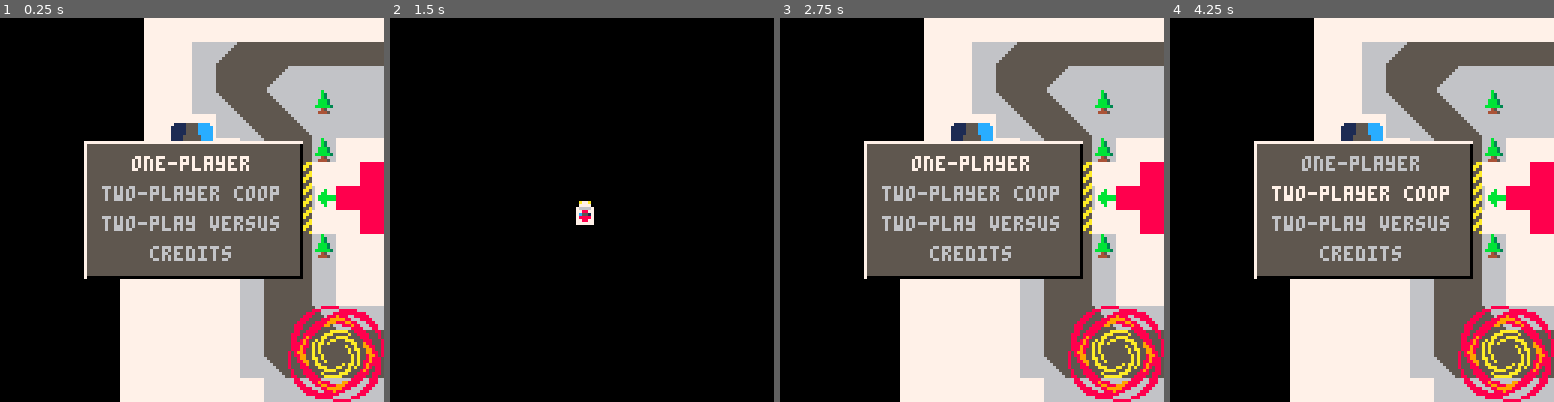
Above: before the commit, frames 1-4 (left to right).
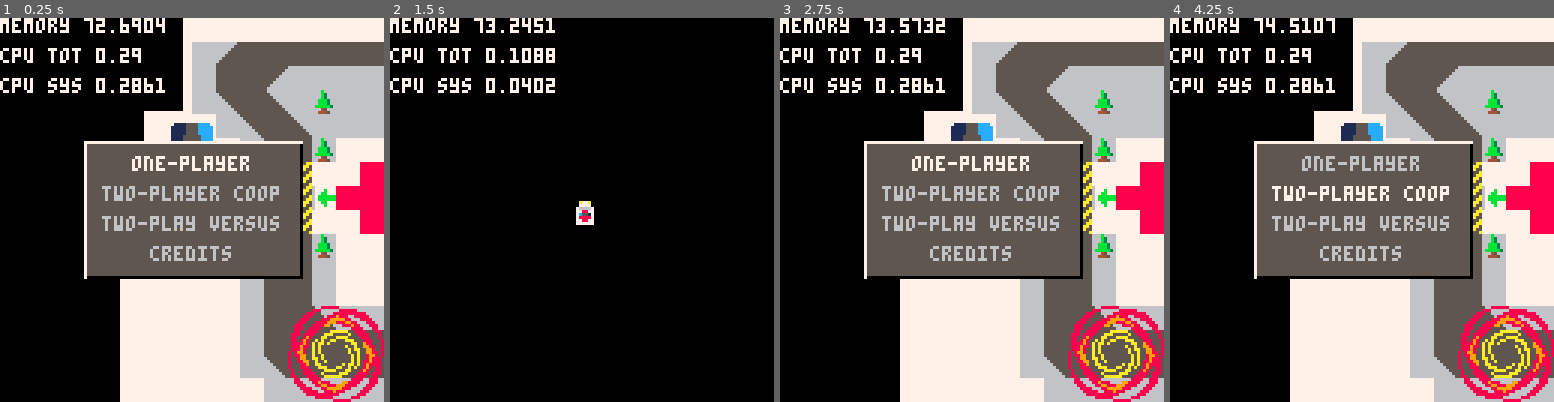
Above: after the commit, the same moments.

Repository: GraulierBrice/ludum-dare-46
Game: PICO-8 cartridge keep-it-alive.p8
The game is run twice, just before and just after one commit, with the same random seed, the same clock (stepped at 60 frames per second) and the same inputs.
Inputs:
- Up to frame 1 (0.25 s): no input
- Up to frame 2 (1.5 s): tap O (Z key) at 0.7 s
- Up to frame 3 (2.75 s): hold Right 1.6-2.1 s; tap O (Z key) at 1.7, 2.1, 2.5 s; hold Up 2.15-2.42 s; hold Right from 2.47 s (still down)
- Up to frame 4 (4.25 s): tap O (Z key) every 0.4 s from 2.9 to 4.1 s; release Right at 3.03 s; hold Left 3.08-3.58 s; hold Down 3.63-3.97 s; hold Right from 4.02 s (still down)

The runs differ from the first frame. In frame 1, 3.9% of the frame differs, in the area x 0-48%, y 0-25%; in frame 2, 2.1%; in frame 3, 3.9%; in frame 4, 3.9%.

Commit message:
Debug and credits

Diff:
--- a/keep-it-alive.p8
+++ b/keep-it-alive.p8
@@ -2,6 +2,15 @@
 version 21
 __lua__
 -- configs and global data
+function debug()
+	color(0)
+	rectfill(cam.x,cam.y,cam.x+60,cam.y+30)
+	color(7)
+	print("memory "..stat(0),cam.x,cam.y)
+	print("cpu tot "..stat(1),cam.x,cam.y+10)
+	print("cpu sys "..stat(2),cam.x,cam.y+20)
+end
+
 game={
 	play=false,
 	menu_id=1,
@@ -29,6 +38,12 @@
 function _init()
 	game.play=false
 	cam=vector(0,0)
+	a=rigidbody(64,64,0, 10,10)
+	b=collider(90,64,0, 20,20)
+	local change1 = change_menu(1)
+	for i in all(menus[2].opts) do
+		add(menus[2].run,change1)
+	end
 end
 
 function _update60()
@@ -47,8 +62,8 @@
 	else
 		menu_draw()
 	end
-end
-
+	debug()
+end
 function gyro_colours()
 	game.gyro=game.gyro%50+1
 	if game.gyro > 25 then
@@ -159,6 +174,10 @@
 
 -->8
 -- menu program
+function change_menu(n)
+	return function() game.menu_select=1 game.menu_id=n end
+end
+
 menus = {
 	{
 		opts={"one-player","two-player coop","two-play versus","credits"},
@@ -166,7 +185,8 @@
 			function() game_start(1) end,
 			function() game_start(2) end,
 			function() game_start(2) end,
-			function() game.menu_id=2 end},
+			change_menu(2)},
+		--run={function() game.play=true end,nil,nil,},
 		l=72,
 		w=45
 	},
